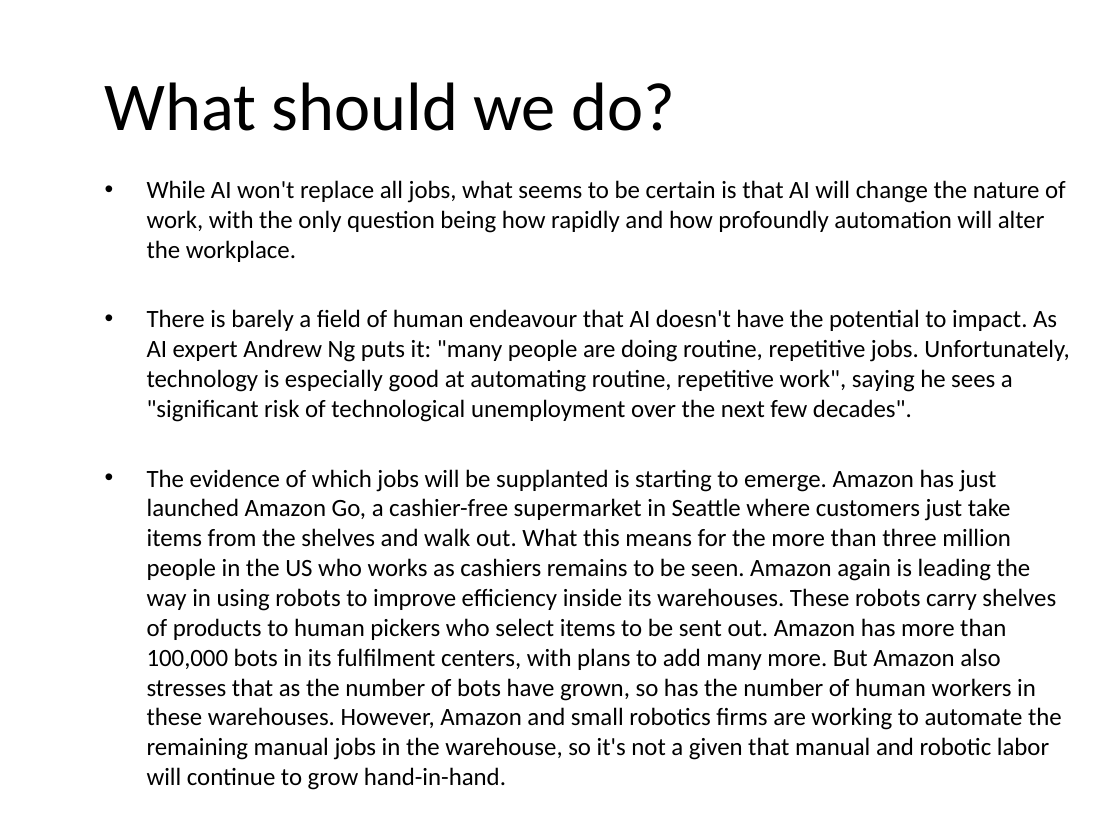
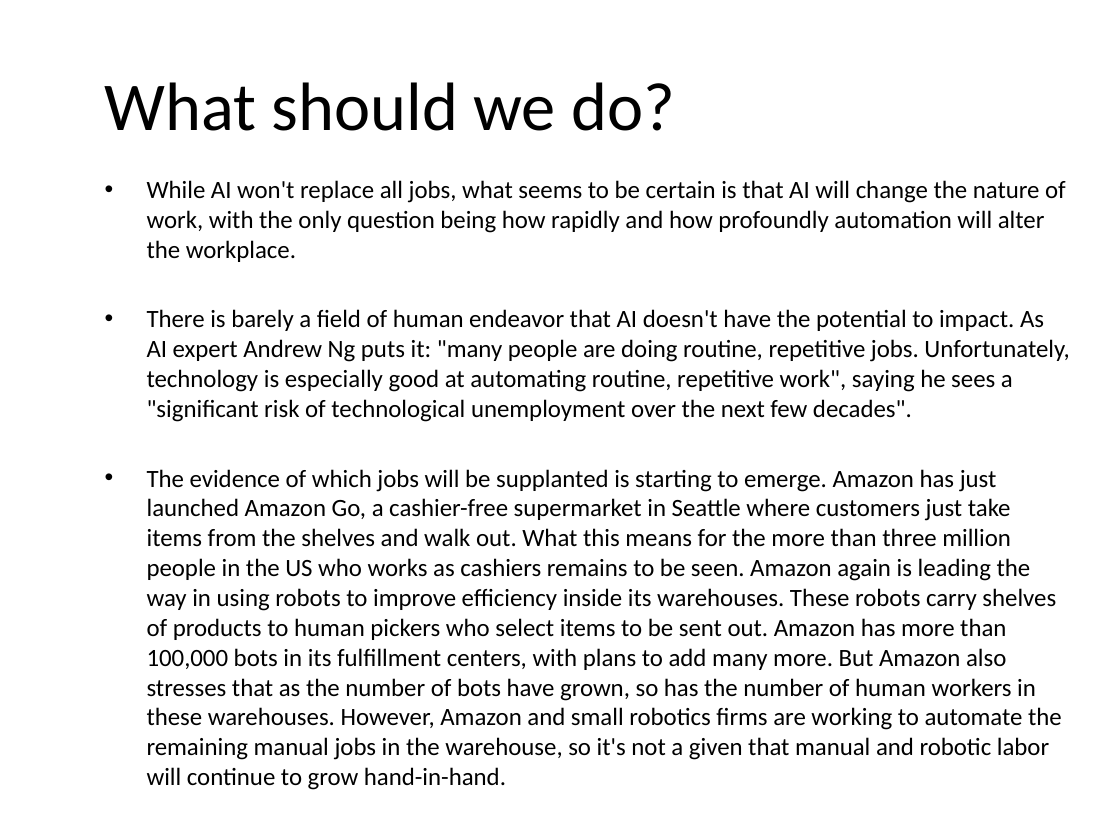
Before and after one commit to JeffRisberg/PythonNotebooksForAI, a slide deck: slide 19 of Documents/10-Introduction.pptx. Drawn at 1120x840 pixels with LibreOffice and Linux fonts; fonts in the diff are those of the drawing; background and template pictures are left out. Boxes give left, top, right and bottom in pixels: in the first picture for what was removed or moved away, otherwise in the second. Text is boxed around its words. In the diff, an @@ line names an element or a change of style, - is before the commit and + after.

Commit message:
updated presentations

```diff
--- a/Documents/10-Introduction.pptx
+++ b/Documents/10-Introduction.pptx
@@ text at (147,309,1069,790): text changed @@
-• There is barely a field of human endeavour that AI doesn't have the potential to impact. As AI expert Andrew Ng puts it: "many people are doing routine, repetitive jobs. Unfortunately, technology is especially good at automating routine, repetitive work", saying he sees a "significant risk of technological unemployment over the next few decades".
-• The evidence of which jobs will be supplanted is starting to emerge. Amazon has just launched Amazon Go, a cashier-free supermarket in Seattle where customers just take items from the shelves and walk out. What this means for the more than three million people in the US who works as cashiers remains to be seen. Amazon again is leading the way in using robots to improve efficiency inside its warehouses. These robots carry shelves of products to human pickers who select items to be sent out. Amazon has more than 100,000 bots in its fulfilment centers, with plans to add many more. But Amazon also stresses that as the number of bots have grown, so has the number of human workers in these warehouses. However, Amazon and small robotics firms are working to automate the remaining manual jobs in the warehouse, so it's not a given that manual and robotic labor will continue to grow hand-in-hand.
+• There is barely a field of human endeavor that AI doesn't have the potential to impact. As AI expert Andrew Ng puts it: "many people are doing routine, repetitive jobs. Unfortunately, technology is especially good at automating routine, repetitive work", saying he sees a "significant risk of technological unemployment over the next few decades".
+• The evidence of which jobs will be supplanted is starting to emerge. Amazon has just launched Amazon Go, a cashier-free supermarket in Seattle where customers just take items from the shelves and walk out. What this means for the more than three million people in the US who works as cashiers remains to be seen. Amazon again is leading the way in using robots to improve efficiency inside its warehouses. These robots carry shelves of products to human pickers who select items to be sent out. Amazon has more than 100,000 bots in its fulfillment centers, with plans to add many more. But Amazon also stresses that as the number of bots have grown, so has the number of human workers in these warehouses. However, Amazon and small robotics firms are working to automate the remaining manual jobs in the warehouse, so it's not a given that manual and robotic labor will continue to grow hand-in-hand.
```
Also in this commit, not shown: 11 other slides changed, 5 other files.
